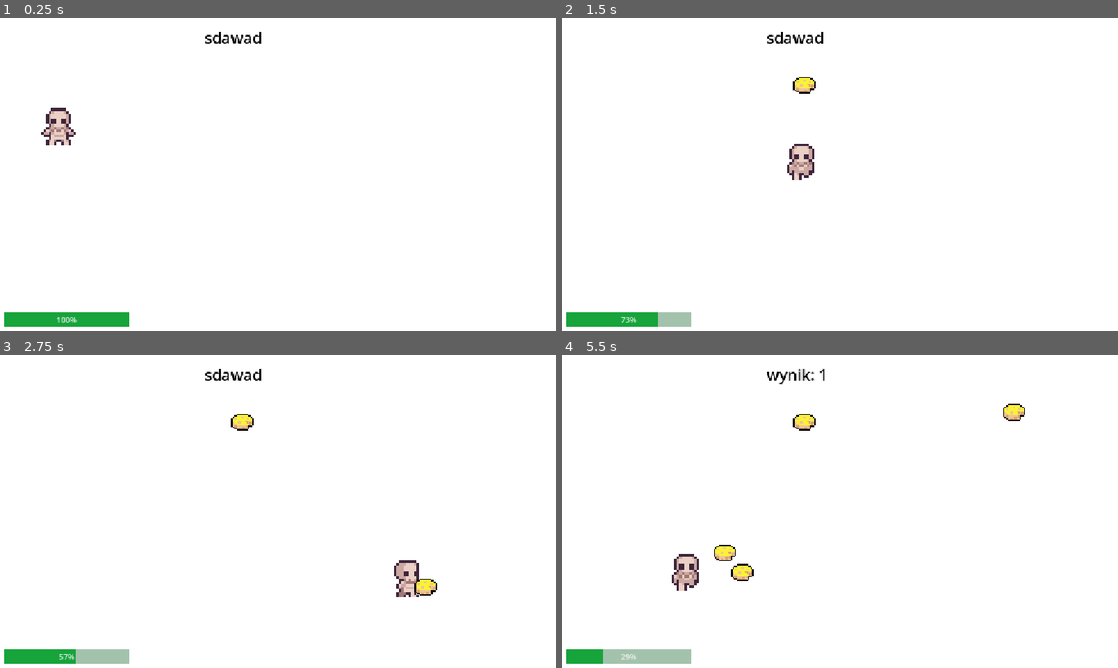
Above: before the commit, frames 1-4 (two rows, left to right).
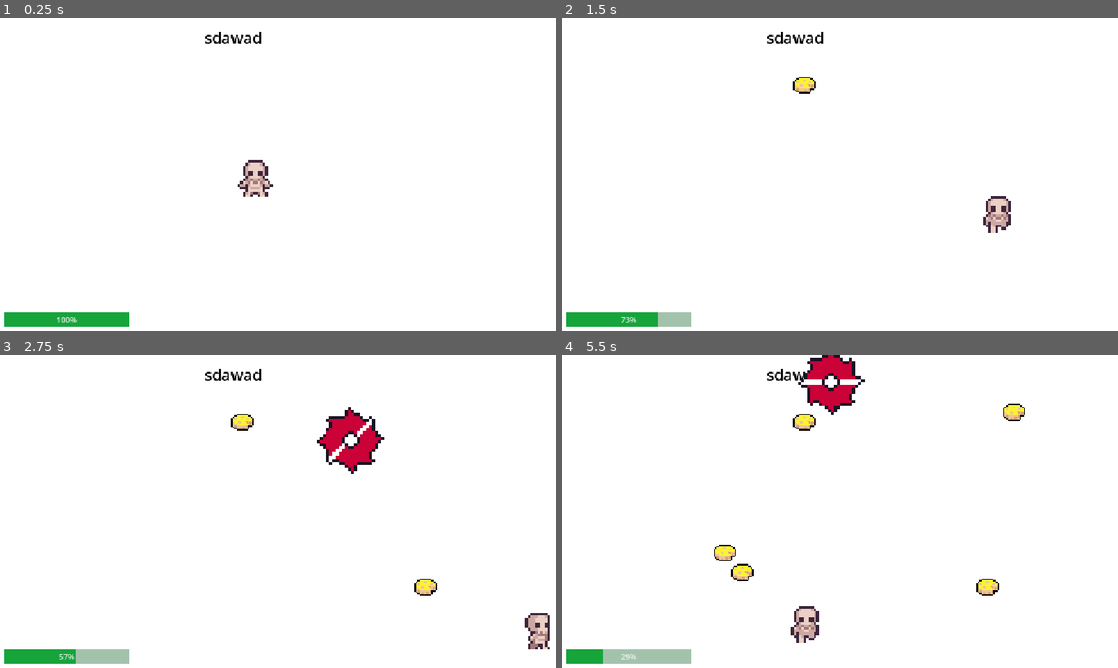
Above: after the commit, the same moments.

Repository: AK4Y3N/Saw-the-game
Game: Godot game, scene res://game.tscn
Two runs of this game, one before a commit and one after it. Both use one fixed random seed, a clock stepped at 60 frames per second and the inputs below.
Inputs:
- Up to frame 1 (0.25 s): no input
- Up to frame 2 (1.5 s): hold D (move_right) 0.53-1.28 s; hold Shift (sprint) 0.53-1.28 s; hold S (move_down) from 1.28 s (still down); tap Shift (sprint) at 1.35 s
- Up to frame 3 (2.75 s): release S (move_down) at 2.03 s; hold D (move_right) from 2.03 s (still down); hold Shift (sprint) from 2.03 s (still down)
- Up to frame 4 (5.5 s): release D (move_right) at 2.78 s; release Shift (sprint) at 2.78 s; hold W (move_up) 2.78-3.53 s; tap Shift (sprint) at 2.85, 4.35 s; hold Shift (sprint) 3.53-4.28 s; hold A (move_left) 3.53-5.03 s; hold S (move_down) from 5.03 s (still down); hold Shift (sprint) from 5.03 s (still down)

The runs differ from the first frame. In frame 1, 1.0% of the frame differs, in the area x 7-50%, y 28-58%; in frame 2, 0.9%; in frame 3, 2.2%; in frame 4, 2.5%, in the area x 19-79%, y 0-92%.

Commit message:
Saw
dodanie pily i poruszanie jej
(zostal do zrobienia dmg)

Diff:
--- a/Cheese/cheese.gd
+++ b/Cheese/cheese.gd
@@ -1,6 +1,4 @@
 extends Area2D
-
-var score = 0
 
 signal item_collected(points)
 
--- /dev/null
+++ b/Saw/saw.gd
@@ -0,0 +1,25 @@
+extends Area2D
+
+var speed = randf_range(300, 1000)
+
+@onready var path = get_node("/root/Game/Path2D/PathFollow2D")
+
+var punkt
+var wall
+
+func _ready() -> void:
+	var wall = randi_range(1, 4)
+	if wall == 1:
+		punkt = Vector2(randf_range(-200,1400), -200)
+	elif wall == 2:
+		punkt = Vector2(1400, randf_range(-200,800))
+	elif wall == 3:
+		punkt = Vector2(randf_range(-200,1400), 800)
+	elif wall == 4:
+		punkt = Vector2(-200, randf_range(-200,800))
+
+func _process(delta):
+	global_position = global_position.move_toward(punkt, speed * delta)
+
+	if global_position == punkt:
+		queue_free()
--- a/Saw/saw.tscn
+++ b/Saw/saw.tscn
@@ -1,3 +1,60 @@
 [gd_scene format=3 uid="uid://b6djnu5u4w1pb"]
 
-[node name="Saw" type="Node2D" unique_id=1464495232]
+[ext_resource type="Script" uid="uid://dv51aevveoquc" path="res://Saw/saw.gd" id="1_i0d73"]
+[ext_resource type="Texture2D" uid="uid://c8sbkmwpoysct" path="res://Saw/SawBladeSuriken.png" id="1_ioyih"]
+
+[sub_resource type="AtlasTexture" id="AtlasTexture_i0d73"]
+atlas = ExtResource("1_ioyih")
+region = Rect2(4, 0, 24, 32)
+
+[sub_resource type="AtlasTexture" id="AtlasTexture_s52rh"]
+atlas = ExtResource("1_ioyih")
+region = Rect2(28, 0, 24, 32)
+
+[sub_resource type="AtlasTexture" id="AtlasTexture_hdbef"]
+atlas = ExtResource("1_ioyih")
+region = Rect2(52, 0, 24, 32)
+
+[sub_resource type="AtlasTexture" id="AtlasTexture_t21oy"]
+atlas = ExtResource("1_ioyih")
+region = Rect2(76, 0, 24, 32)
+
+[sub_resource type="SpriteFrames" id="SpriteFrames_g4v7s"]
+animations = [{
+"frames": [{
+"duration": 1.0,
+"texture": SubResource("AtlasTexture_i0d73")
+}, {
+"duration": 1.0,
+"texture": SubResource("AtlasTexture_s52rh")
+}, {
+"duration": 1.0,
+"texture": SubResource("AtlasTexture_hdbef")
+}, {
+"duration": 1.0,
+"texture": SubResource("AtlasTexture_t21oy")
+}],
+"loop": 1,
+"name": &"idle",
+"speed": 20.0
+}]
+
+[sub_resource type="CircleShape2D" id="CircleShape2D_g4v7s"]
+radius = 28.305105
+
+[node name="Saw" type="Area2D" unique_id=1214706103]
+scale = Vector2(1.8381602, 1.8381602)
+script = ExtResource("1_i0d73")
+
+[node name="AnimatedSprite2D" type="AnimatedSprite2D" parent="." unique_id=641884484]
+texture_filter = 1
+position = Vector2(7.748604e-07, 2.3245811e-06)
+scale = Vector2(3.4166667, 3.416667)
+sprite_frames = SubResource("SpriteFrames_g4v7s")
+animation = &"idle"
+autoplay = "idle"
+frame_progress = 0.94864947
+
+[node name="CollisionShape2D" type="CollisionShape2D" parent="." unique_id=175073025]
+scale = Vector2(0.98986095, 0.9825503)
+shape = SubResource("CircleShape2D_g4v7s")
--- a/game.gd
+++ b/game.gd
@@ -10,10 +10,21 @@
 	new_cheese.item_collected.connect(add_score)
 	add_child(new_cheese)
 
-func _on_timer_timeout() -> void:
-	spawn_cheese()
-
 func add_score(points):
 	score += points
 	print("score: ", score)
 	$Label.text = str("wynik: ",score)
+
+func spawn_saw():
+	var new_saw = preload("res://Saw/saw.tscn").instantiate()
+	%PathFollow2D.progress_ratio = randf()
+	new_saw.global_position = %PathFollow2D.global_position
+	add_child(new_saw)
+
+
+func _on_saw_timer_timeout() -> void:
+	spawn_saw()
+
+
+func _on_cheese_timer_timeout() -> void:
+	spawn_cheese()
--- a/game.tscn
+++ b/game.tscn
@@ -14,6 +14,12 @@
 font_size = 32
 font_color = Color(0, 0, 0, 1)
 
+[sub_resource type="Curve2D" id="Curve2D_feb5d"]
+_data = {
+"points": PackedVector2Array(0, 0, 0, 0, -81, -69, 0, 0, 0, 0, 1276, -69, 0, 0, 0, 0, 1274, 722, 0, 0, 0, 0, -84, 721, 0, 0, 0, 0, -81, -69)
+}
+point_count = 5
+
 [node name="Game" type="Node2D" unique_id=364657734]
 script = ExtResource("1_fc0e3")
 
@@ -24,7 +30,7 @@
 offset_bottom = 774.0
 
 [node name="Player" parent="." unique_id=42443762 instance=ExtResource("1_80nbo")]
-position = Vector2(122, 225)
+position = Vector2(529, 333)
 
 [node name="StaminaBar" type="ProgressBar" parent="." unique_id=1909327915]
 offset_left = 8.0
@@ -38,7 +44,7 @@
 [node name="Border" parent="." unique_id=90087413 instance=ExtResource("2_e2o6t")]
 visible = false
 
-[node name="Timer" type="Timer" parent="." unique_id=1267894418]
+[node name="CheeseTimer" type="Timer" parent="." unique_id=1267894418]
 autostart = true
 
 [node name="Label" type="Label" parent="." unique_id=1827212095]
@@ -50,4 +56,17 @@
 text = "sdawad"
 label_settings = SubResource("LabelSettings_g4v7s")
 
-[connection signal="timeout" from="Timer" to="." method="_on_timer_timeout"]
+[node name="Path2D" type="Path2D" parent="." unique_id=2086582297]
+position = Vector2(-24.394123, -27.242733)
+scale = Vector2(1.0191177, 1.0834386)
+curve = SubResource("Curve2D_feb5d")
+
+[node name="PathFollow2D" type="PathFollow2D" parent="Path2D" unique_id=241964774]
+unique_name_in_owner = true
+position = Vector2(-81, -69)
+
+[node name="SawTimer" type="Timer" parent="." unique_id=1302153095]
+autostart = true
+
+[connection signal="timeout" from="CheeseTimer" to="." method="_on_cheese_timer_timeout"]
+[connection signal="timeout" from="SawTimer" to="." method="_on_saw_timer_timeout"]
Binary file added: Saw/SawBladeSuriken.png
Not shown, added: Saw/SawBladeSuriken.png.import
Not shown, added: Saw/saw.gd.uid
Not shown, added: game.tscn5324502541.tmp
